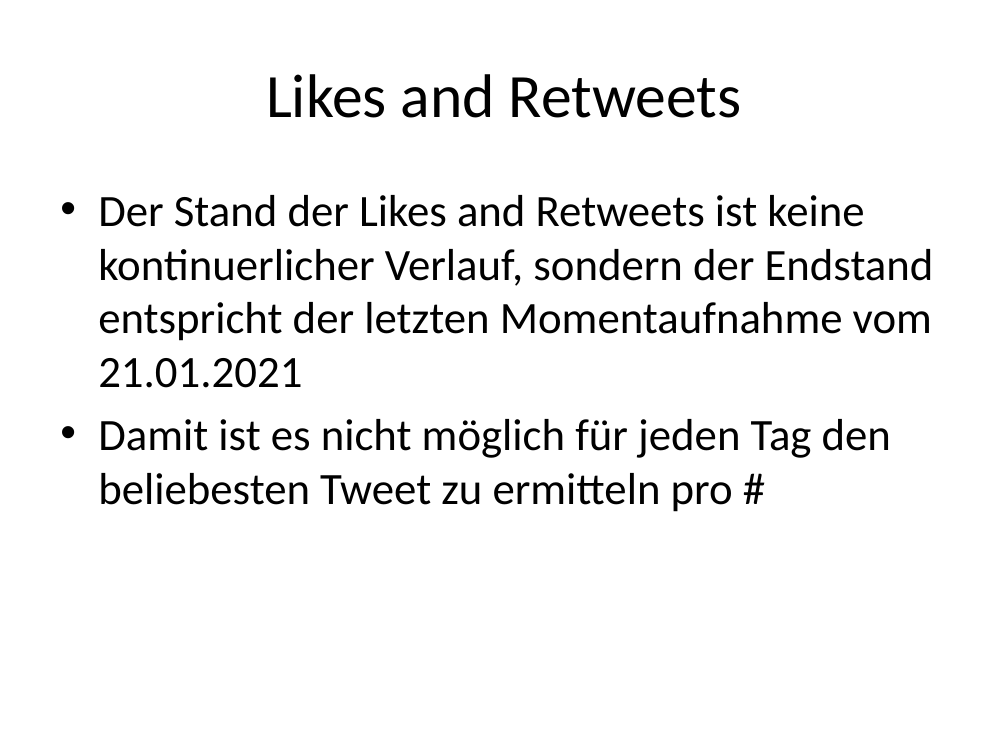
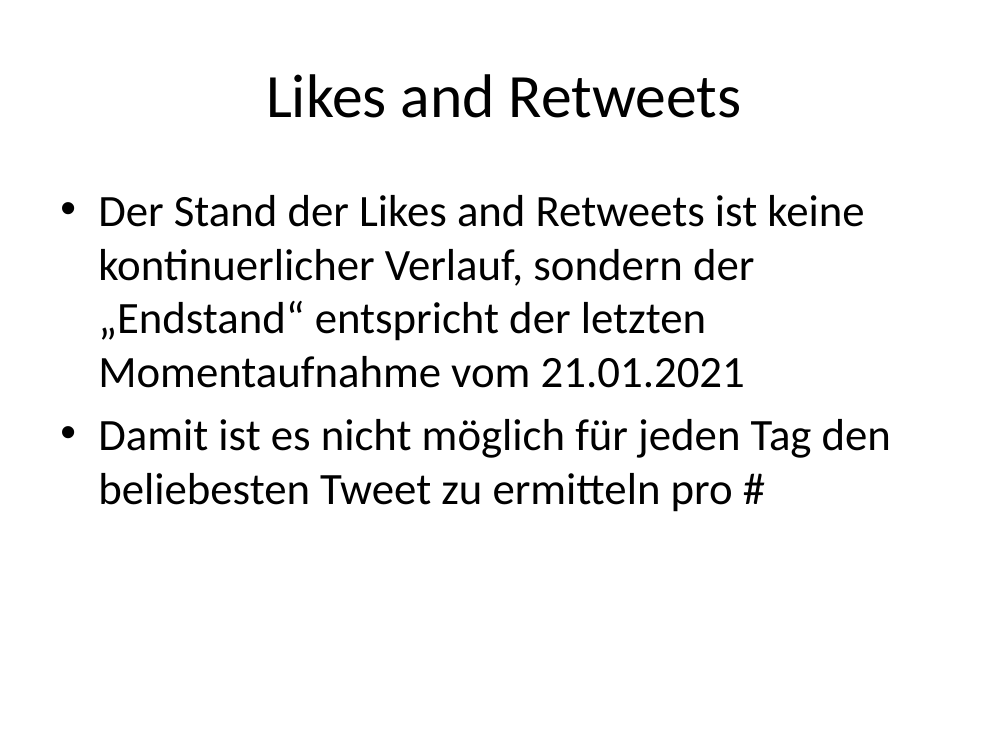
Before and after one commit to kekpja/HSAnalyse, a slide deck: slide 9 of Sentimentanalyse mit Vader.pptx. Drawn at 1008x756 pixels with LibreOffice and Linux fonts; fonts in the diff are those of the drawing. Boxes give left, top, right and bottom in pixels: in the first picture for what was removed or moved away, otherwise in the second. Text is boxed around its words. In the diff, an @@ line names an element or a change of style, - is before the commit and + after.

```diff
--- a/Sentimentanalyse mit Vader.pptx
+++ b/Sentimentanalyse mit Vader.pptx
@@ text at (98, 195, 864, 388): text changed @@
-• Der Stand der Likes and Retweets ist keine kontinuerlicher Verlauf, sondern der Endstand entspricht der letzten Momentaufnahme vom 21.01.2021
+• Der Stand der Likes and Retweets ist keine kontinuerlicher Verlauf, sondern der „Endstand“ entspricht der letzten Momentaufnahme vom 21.01.2021
```
Also in this commit, not shown: 1 other slide changed, 4 slides added.
